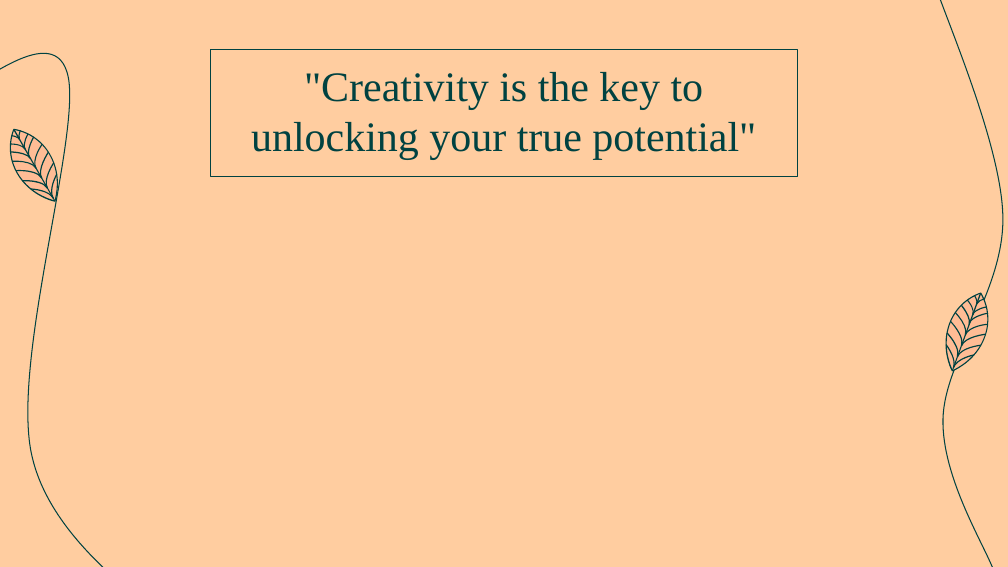
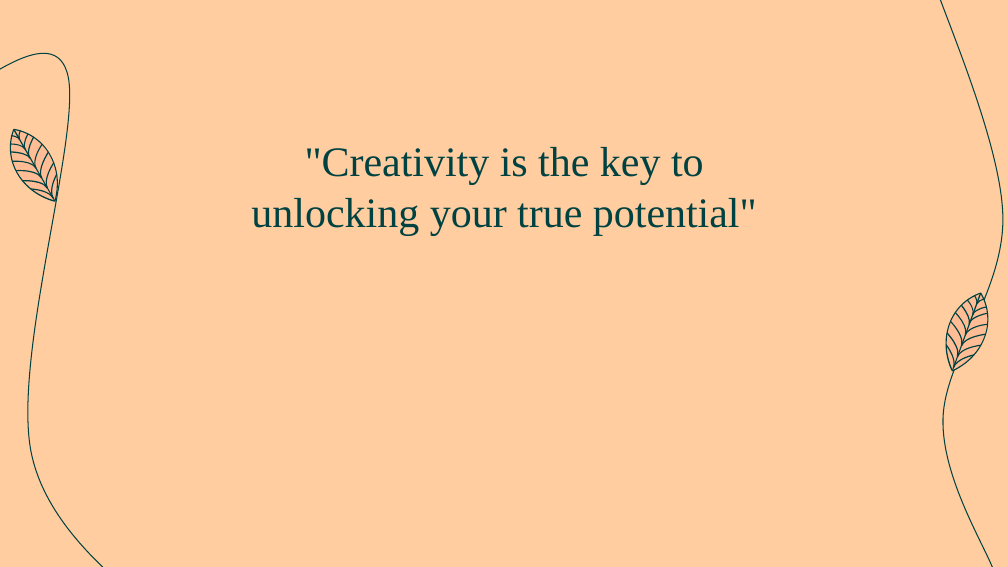
Before and after one commit to Eva-Claire/streamflix_recommender_system, a slide deck: slide 3 of streamflix_recommendation_system.pptx. Drawn at 1008x567 pixels with LibreOffice and Linux fonts; fonts in the diff are those of the drawing; background and template pictures are left out. Boxes give left, top, right and bottom in pixels: in the first picture for what was removed or moved away, otherwise in the second. Text is boxed around its words. In the diff, an @@ line names an element or a change of style, - is before the commit and + after.

```diff
--- a/streamflix_recommendation_system.pptx
+++ b/streamflix_recommendation_system.pptx
@@ title ""Creativity is the key to ...": place and size @@
-title ""Creativity is the key to ..." at [211,49,798,177]
+title ""Creativity is the key to ..." at [251,147,757,235]
@@ title ""Creativity is the key to ..." at [251,147,757,235]: outline #004241 0.75 pt to none @@
```
Also in this commit, not shown: 7 other slides changed, 1 slide added, 1 slide removed.
